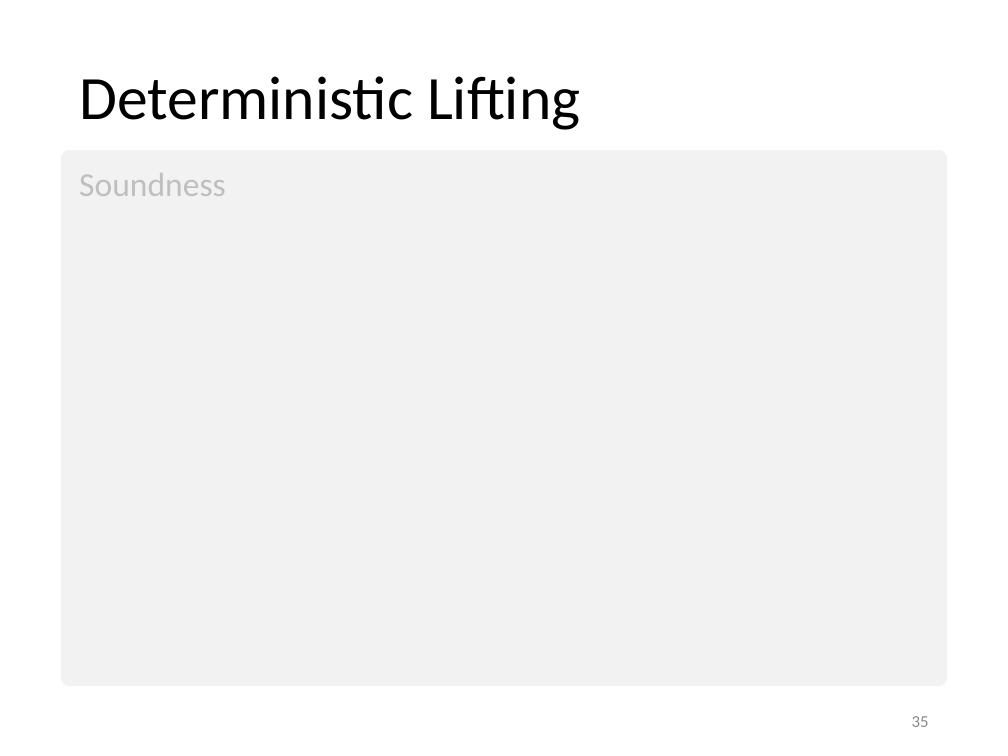
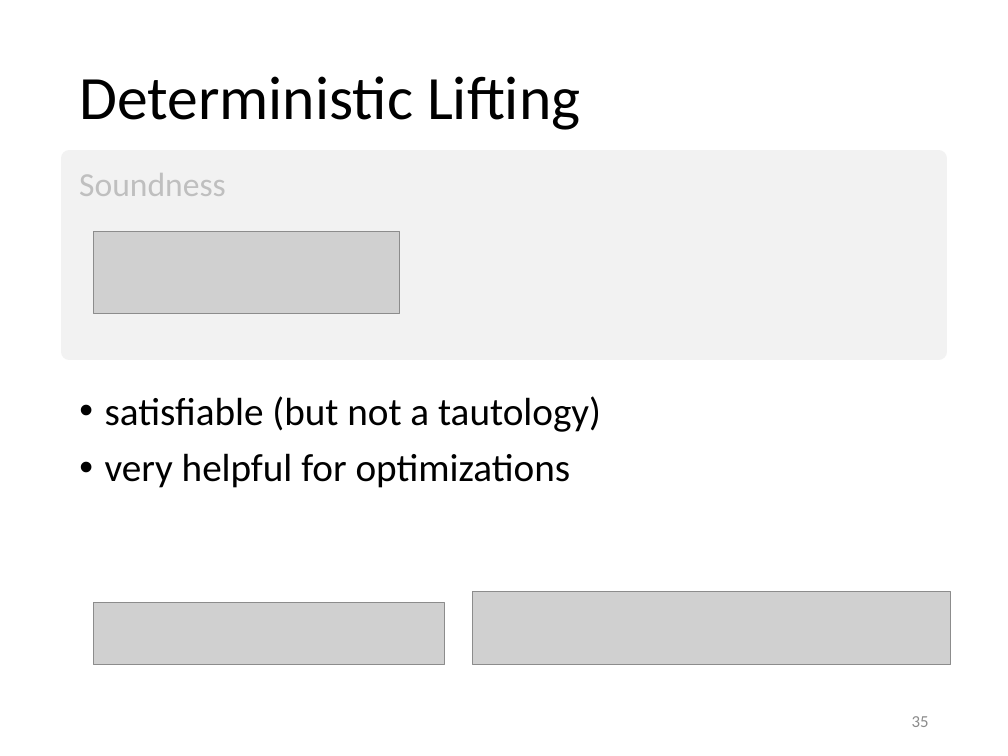
Before and after one commit to olydis/GradVerThesis, a slide deck: slide 35 of presentation/PLunch.pptm. Drawn at 1008x756 pixels with LibreOffice and Linux fonts; fonts in the diff are those of the drawing; grey boxes stand for pictures. Boxes give left, top, right and bottom in pixels: in the first picture for what was removed or moved away, otherwise in the second. Text is boxed around its words. In the diff, an @@ line names an element or a change of style, - is before the commit and + after.

```diff
--- a/presentation/PLunch.pptm
+++ b/presentation/PLunch.pptm
@@ rectangle "Soundness": place and size @@
-rectangle "Soundness" at [70,158,939,677]
+rectangle "Soundness" at [70,158,939,352]
@@ picture added at [93,231,399,313] @@
@@ text added at [105,396,601,488], 28 pt, text #000000 @@
+• satisfiable (but not a tautology)
+• very helpful for optimizations
@@ picture added at [473,592,951,664] @@
@@ picture added at [93,603,444,665] @@
```
Also in this commit, not shown: 4 slides added, 6 other files.
